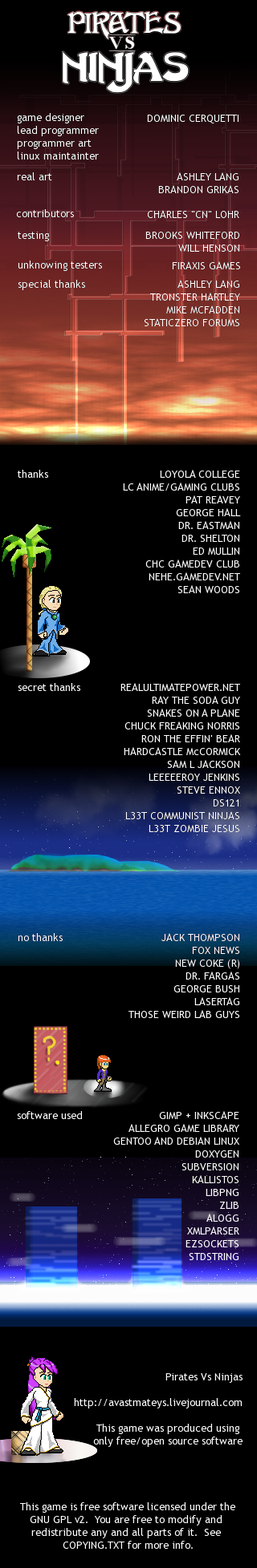
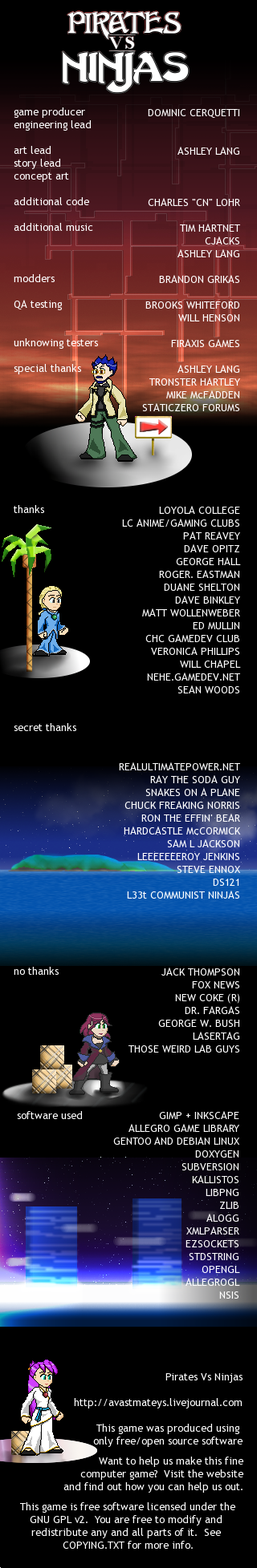
Before/after of a w=257, h=1568 layered artwork. What changed in the layer stack:
added layer "RIGHT" above "Want to help us make this fine..." over <box>118,109,241,1053</box>
added layer "Want to help us make this fine..." above "opsound.org/artist/cjacks0/" over <box>63,1456,244,1493</box>
added layer "CREDLEFT" above "jouten" over <box>13,107,99,975</box>
added layer "jouten" above "Pasted Layer#1" over <box>74,354,138,462</box>
moved "Pasted Layer#1" above "joutfloor copy", painted on it over <box>93,416,172,1092</box>
added layer "joutfloor copy" above "joutfloor" over <box>21,421,192,488</box>
added layer "tblock1" above "tblock2" over <box>40,1045,65,1070</box>
added layer "tblock2" above "tblock3" over <box>32,1069,57,1094</box>
added layer "tblock3" above "amaya" over <box>48,1064,73,1089</box>
painted on "amaya" over <box>21,1356,63,1455</box>
added layer "toneriko" above "door" over <box>68,1012,120,1096</box>
hid "door" over <box>33,1026,68,1095</box>
painted on "doorfloor" over <box>63,1086,123,1101</box>
painted on "Background copy#1" over <box>0,107,257,1568</box>
painted on "LIBPNG ..." over <box>185,1227,240,1299</box>
added layer "New Layer#2" (divide, 58%) above "New Layer#1" over <box>0,1156,82,1327</box>
added layer "New Layer#1" (multiply, 64%) above "Pasted Layer" over <box>159,1156,257,1327</box>
painted on "Pasted Layer" over <box>0,386,257,445</box>
